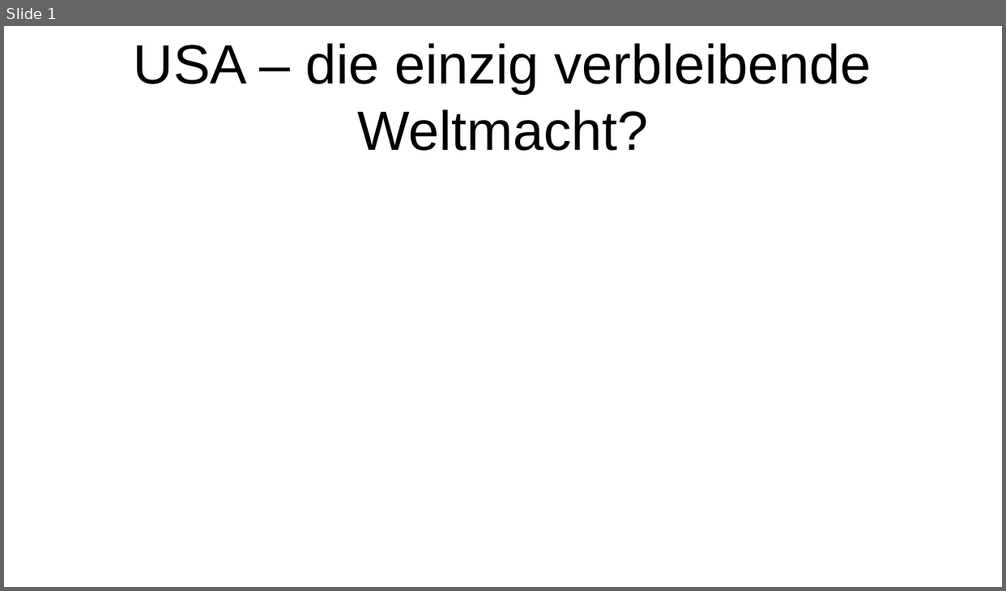
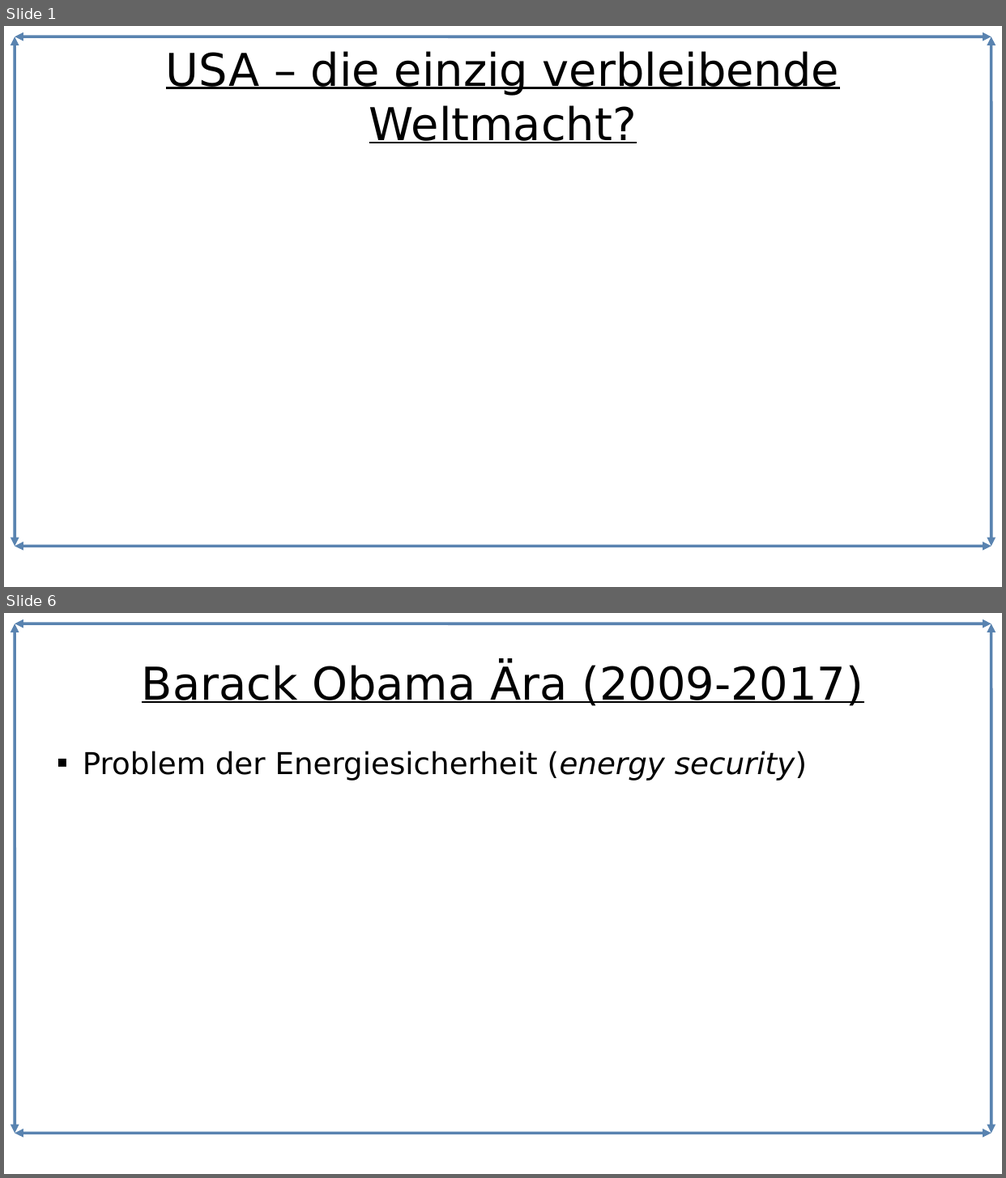
Before and after one commit to Lacrimus/Referat-Geschichte-USA-die-einzig-verbleibende-Weltmacht-, a slide deck: USA-die-einzig-verbleibende-Weltmacht.odp. Shown one above the other, each under a label of ours: slide 1 before the commit, slides 1 and 6 after it; the slides between them are not shown. The pictures are 1006x591 and 1006x1178 pixels, drawn with LibreOffice and Linux fonts; fonts in the diff are those of the drawing. Boxes give left, top, right and bottom in pixels: in the first picture for what was removed or moved away, otherwise in the second. Text is boxed around its words. In the diff, an @@ line names an element or a change of style, - is before the commit and + after.

```diff
--- a/USA-die-einzig-verbleibende-Weltmacht.odp
+++ b/USA-die-einzig-verbleibende-Weltmacht.odp
@@ slide 6 added at [4, 613, 1002, 1174], background #FFFFFF; not listed: 4 template elements that a slide beside it also shows @@
@@ title added at [142, 665, 863, 706], 36 pt, text #000000, underline @@
+Barack Obama Ära (2009-2017)
@@ text added at [83, 751, 807, 781], 24 pt, text #000000 @@
+■ Problem der Energiesicherheit (energy security)
@@ slide 1 changed as well @@
@@ double arrow added from (15, 37) to (15, 547), #5983B0 2.3 pt @@
@@ double arrow added from (15, 37) to (992, 37), #5983B0 2.3 pt @@
@@ title "USA – die einzig verbleibende ..." at [166, 51, 839, 143]: size 44 to 36 pt, font Arial to DejaVu Sans, underline on @@
@@ double arrow added from (992, 37) to (992, 547), #5983B0 2.3 pt @@
@@ double arrow added from (992, 547) to (15, 547), #5983B0 2.3 pt @@
```
Also in this commit, not shown: 8 other slides added, 1 other file.
